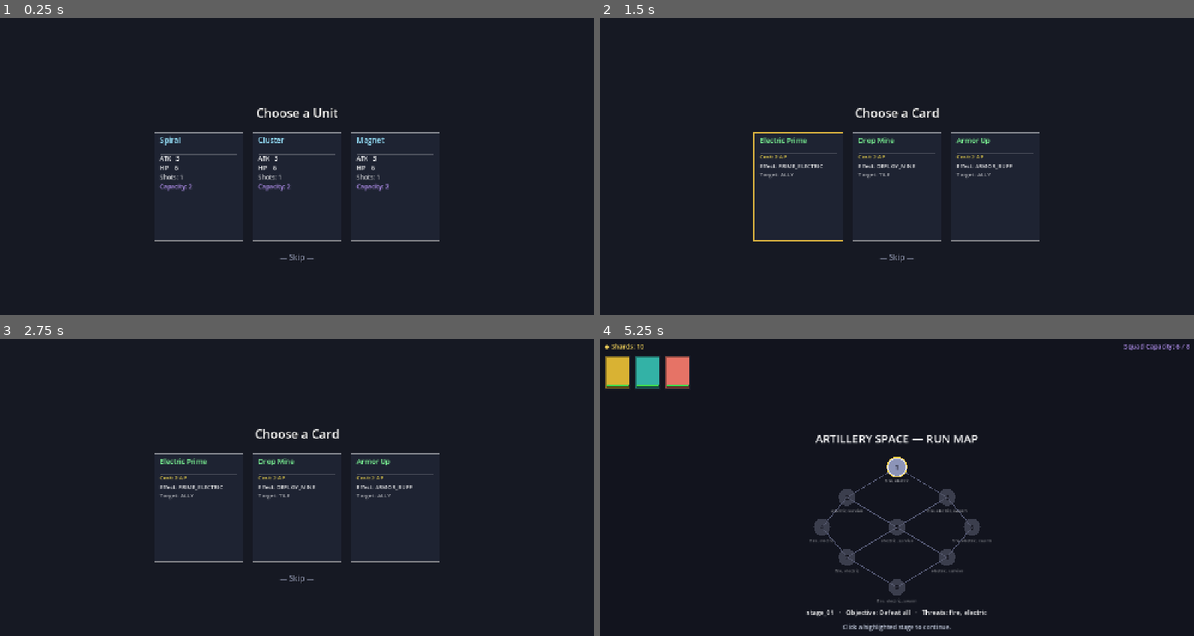
Above: before the commit, frames 1-4 (two rows, left to right).
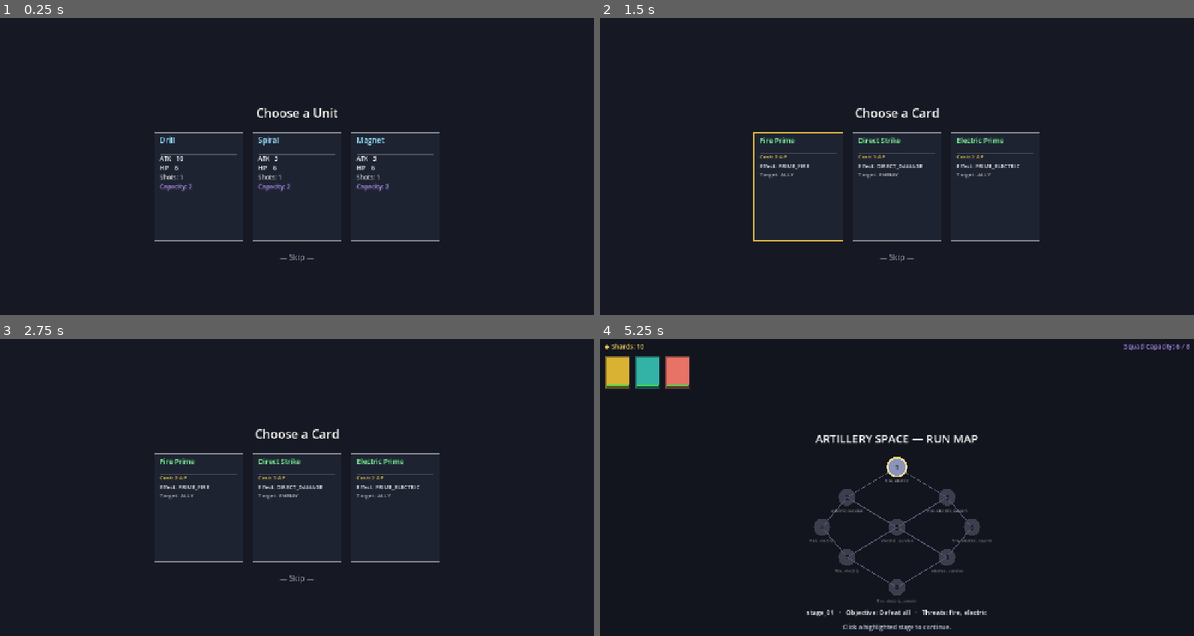
Above: after the commit, the same moments.

Repository: chubas/artillery-roguelike
Game: Godot game, scene res://world/run_controller.tscn
Two runs of this game, one before a commit and one after it. Both use one fixed random seed, a clock stepped at 60 frames per second and the inputs below.
Inputs (mouse positions are in pixels of both pictures, inside the frame that each line leads up to):
- Up to frame 1 (0.25 s): no input
- Up to frame 2 (1.5 s): tap Enter at 0.5 s; move the mouse to (1027, 166) at 0.52 s; hold Right 0.53-1.25 s; tap Tab at 0.6 s; click (1027, 166) at 0.67 s; tap Space at 0.77, 1.25 s; drag from (778, 199) to (867, 252) at 1.27 s
- Up to frame 3 (2.75 s): tap Enter at 2 s; move the mouse to (356, 431) at 2.02 s; hold Right from 2.03 s (still down); tap Keypad Enter at 2.1 s
- Up to frame 4 (5.25 s): release Right at 2.75 s; tap Space at 2.75, 3.77, 4.25 s; drag from (867, 573) to (718, 454) at 2.77 s; tap Enter at 3.5 s; move the mouse to (1075, 555) at 3.52 s; hold Left 3.53-4.25 s; tap Q at 3.6 s; drag from (718, 454) to (807, 419) at 4.27 s; move the mouse to (926, 505) at 5.02 s; hold Down from 5.03 s (still down); tap Tab at 5.1 s; click (926, 505) at 5.17 s

The runs differ from the first frame. In frame 1, 0.1% of the frame differs, in the area x 27-48%, y 39-49%; in frame 2, 0.5%, in the area x 27-71%, y 40-54%; in frame 3, 0.5%; in frame 4, nothing differs.

Commit message:
M33 - RNG

Diff:
--- /dev/null
+++ b/autoloads/combat_rng.gd
@@ -0,0 +1,6 @@
+extends Node
+
+var rng : RandomNumberGenerator = RandomNumberGenerator.new()
+
+func init(stage_seed: int) -> void:
+	rng.seed = stage_seed ^ Time.get_ticks_msec()
--- a/autoloads/features.gd
+++ b/autoloads/features.gd
@@ -28,3 +28,5 @@
 var stacking_enabled        : bool = true   # M29: units/deployables may share the same voxel
 var animations_enabled      : bool = true   # M31: AnimationSequencer batch queue + placeholder FX
 var terrain_profiles_enabled : bool = true  # M32: profile-driven terrain generation + MapData pipeline
+var stage_rng_enabled        : bool = true  # M33: seeded RNG per stage and combat
+var run_seed                 : int  = 42    # M33: 0 = random each run; nonzero = fixed seed (repeatable)
--- a/autoloads/run.gd
+++ b/autoloads/run.gd
@@ -4,7 +4,8 @@
 # a run that reproduces the historical hardcoded content so the live game is unchanged.
 extends Node
 
-var active : RunState = null
+var active  : RunState             = null
+var run_rng : RandomNumberGenerator = RandomNumberGenerator.new()
 
 # Default starting content (M16: run starts small; rewards grow the squad/loadout).
 const _DEFAULT_MAP : Array = [
@@ -62,10 +63,29 @@
 		"res://data/cards/electric_prime.tres",
 	]
 	rs.map = MapState.build_diamond(_DEFAULT_MAP)
-	rs.run_meta = { "seed": randi(), "act": 1, "stage_index": 0, "faction": Faction.ARMY }
+	var _run_seed : int = Features.run_seed if Features.run_seed != 0 else randi()
+	rs.run_meta = { "seed": _run_seed, "act": 1, "stage_index": 0, "faction": Faction.ARMY }
 	rs.resources["shards"] = 10
 	# M22: pre-equip one essence per starting unit for testing. Essences are not unit-specific
 	# by design; this wiring will move to the reward/event system in a later milestone.
 	rs.squad[0].equipped_essences = ["res://data/essences/resources/armor_primer.tres"]
 	rs.squad[1].equipped_essences = ["res://data/essences/resources/double_shot.tres"]
+	run_rng.seed = _run_seed
+	_assign_terrain_variations(rs)
 	active = rs
+
+const _TERRAIN_PROFILES : Array[String] = [
+	"res://data/terrain/profiles/open_field.tres",
+	"res://data/terrain/profiles/ridge_assault.tres",
+	"res://data/terrain/profiles/fortress_siege.tres",
+	"res://data/terrain/profiles/pit_crossing.tres",
+]
+
+func _assign_terrain_variations(rs: RunState) -> void:
+	for i in range(rs.map.nodes.size()):
+		var node : MapNode = rs.map.nodes[i]
+		node.stage_seed = run_rng.randi()
+		if i == 0:
+			node.terrain_profile_path = ""
+		else:
+			node.terrain_profile_path = _TERRAIN_PROFILES[run_rng.randi() % _TERRAIN_PROFILES.size()]
--- /dev/null
+++ b/autoloads/stage_rng.gd
@@ -0,0 +1,13 @@
+extends Node
+
+var rng : RandomNumberGenerator = RandomNumberGenerator.new()
+
+func init(seed_val: int) -> void:
+	rng.seed = seed_val
+
+func shuffle(arr: Array) -> void:
+	for i in range(arr.size() - 1, 0, -1):
+		var j := rng.randi_range(0, i)
+		var tmp = arr[i]
+		arr[i] = arr[j]
+		arr[j] = tmp
--- a/project.godot
+++ b/project.godot
@@ -20,6 +20,8 @@
 EventBus="*res://autoloads/event_bus.gd"
 Features="*res://autoloads/features.gd"
 Run="*res://autoloads/run.gd"
+StageRng="*res://autoloads/stage_rng.gd"
+CombatRng="*res://autoloads/combat_rng.gd"
 AnimationSequencer="*res://animation/animation_sequencer.gd"
 
 [display]
--- a/state/map_node.gd
+++ b/state/map_node.gd
@@ -12,6 +12,9 @@
 var next_nodes : Array[int] = []
 ## UI layout row (0 = top of diamond). Gameplay ignores this — graph edges are authoritative.
 var layer : int = 0
+## M33: run-assigned terrain profile (empty = legacy generator) and per-stage RNG seed.
+var terrain_profile_path : String = ""
+var stage_seed           : int    = 0
 
 func stage() -> StageDescriptor:
 	return load(stage_path)
@@ -26,6 +29,8 @@
 		"stage_path": stage_path,
 		"next_nodes": next_nodes.duplicate(),
 		"layer": layer,
+		"terrain_profile_path": terrain_profile_path,
+		"stage_seed": stage_seed,
 	}
 
 static func from_dict(d: Dictionary) -> MapNode:
@@ -34,6 +39,8 @@
 	n.stage_path = d.get("stage_path", "")
 	n.next_nodes.assign(d.get("next_nodes", []))
 	n.layer = d.get("layer", 0)
+	n.terrain_profile_path = d.get("terrain_profile_path", "")
+	n.stage_seed           = d.get("stage_seed", 0)
 	return n
 
 static func make_combat(stage_path: String) -> MapNode:
--- a/systems/combat_manager.gd
+++ b/systems/combat_manager.gd
@@ -406,7 +406,7 @@
 		return
 	var elapsed := round_n - _stage.wind_start_round
 	var range_frac := minf((elapsed + 1) * _stage.wind_ramp_per_round, _stage.wind_max_strength)
-	wind_strength = randf_range(-range_frac, range_frac)
+	wind_strength = CombatRng.rng.randf_range(-range_frac, range_frac) if Features.stage_rng_enabled else randf_range(-range_frac, range_frac)
 	_projectiles.current_wind_force = wind_strength * Const.MAX_WIND_FORCE
 	EventBus.wind_changed.emit(wind_strength)
 
@@ -885,7 +885,10 @@
 	_discard.clear()
 	for path in _deck_source:
 		_deck.append(load(path))
-	_deck.shuffle()
+	if Features.stage_rng_enabled:
+		StageRng.shuffle(_deck)
+	else:
+		_deck.shuffle()
 
 # Discard the unplayed hand, then draw HAND_SIZE fresh. If the draw pile empties mid-draw,
 # the discard is reshuffled into a new draw pile and drawing continues (user-specified rule).
@@ -902,7 +905,10 @@
 func _reshuffle_discard() -> void:
 	_deck = _discard.duplicate()
 	_discard.clear()
-	_deck.shuffle()
+	if Features.stage_rng_enabled:
+		StageRng.shuffle(_deck)
+	else:
+		_deck.shuffle()
 
 # --- Cards (M5, reworked M11): action-costed effects played from the hand. Distinct from
 # firing — playing a card does not require an active unit and does not end any unit's turn.
--- a/systems/enemy_system.gd
+++ b/systems/enemy_system.gd
@@ -63,7 +63,7 @@
 		return false
 	var speed : float = sol["speed"]
 	if with_error:
-		speed *= 1.0 + randf_range(-Const.ENEMY_ERROR_PCT, Const.ENEMY_ERROR_PCT)
+		speed *= 1.0 + (CombatRng.rng.randf_range(-Const.ENEMY_ERROR_PCT, Const.ENEMY_ERROR_PCT) if Features.stage_rng_enabled else randf_range(-Const.ENEMY_ERROR_PCT, Const.ENEMY_ERROR_PCT))
 	speed = clampf(speed, Const.ENEMY_SPEED_MIN, Const.ENEMY_SPEED_MAX)
 	projectiles.fire(enemy.barrel_origin_world(), sol["direction"], speed,
 			enemy.definition.default_shot, true, enemy)
--- a/world/combat_scene.gd
+++ b/world/combat_scene.gd
@@ -25,6 +25,9 @@
 # The stage this combat runs (M13). Defaults to stage_01 if unset; M14's run controller will set
 # it from the active map node before the scene loads.
 var stage : StageDescriptor = null
+# M33: run-controller sets these from MapNode before entering combat.
+var terrain_profile_path : String = ""
+var active_stage_seed    : int    = -1
 
 # Camera focus target (the selected ally). _focusing is a one-shot pan: it eases the camera
 # to the unit, then releases so WASD can free-pan without the camera snapping back.
@@ -38,6 +41,10 @@
 	# chunks, plus enemies/reinforcements/wind/deployables/objective inside combat.
 	if stage == null:
 		stage = load("res://data/stages/stage_01.tres")
+	if Features.stage_rng_enabled:
+		var _seed := active_stage_seed if active_stage_seed >= 0 else stage.terrain_seed
+		StageRng.init(_seed)
+		CombatRng.init(_seed)
 	_setup_terrain()
 	hud = HUD.new()
 	add_child(hud)
@@ -226,6 +233,7 @@
 	_m30_smoke()
 	_m31_smoke()
 	_m32_smoke()
+	_m33_smoke()
 
 	await get_tree().create_timer(0.3).timeout
 	get_tree().quit()
@@ -1296,12 +1304,17 @@
 	print("  foe took dmg=%s (expect true)" % (foe.hp < hp_before))
 
 func _setup_terrain() -> void:
-	var profile : TerrainProfile = stage.terrain_profile if stage != null else null
+	var seed_val := active_stage_seed if active_stage_seed >= 0 else (stage.terrain_seed if stage != null else Const.NOISE_SEED)
+	var profile : TerrainProfile = null
+	if terrain_profile_path != "":
+		profile = load(terrain_profile_path) as TerrainProfile
+	elif stage != null:
+		profile = stage.terrain_profile
 	if profile != null and Features.terrain_profiles_enabled:
-		var data := TerrainGenerator.generate(profile, stage.terrain_seed)
+		var data := TerrainGenerator.generate(profile, seed_val)
 		terrain.load_map(data)
 	else:
-		terrain.generate(stage.terrain_seed if stage != null else Const.NOISE_SEED)
+		terrain.generate(seed_val)
 	renderer.setup(terrain)
 
 func _m32_smoke() -> void:
@@ -1334,11 +1347,35 @@
 
 	# Restore live terrain (mirror M13 pattern: call generate directly, not _setup_terrain,
 	# to avoid re-running renderer.setup() which would error on already-connected signal)
-	var live_profile : TerrainProfile = stage.terrain_profile if stage != null else null
+	var live_seed := active_stage_seed if active_stage_seed >= 0 else (stage.terrain_seed if stage != null else Const.NOISE_SEED)
+	var live_profile : TerrainProfile = null
+	if terrain_profile_path != "":
+		live_profile = load(terrain_profile_path) as TerrainProfile
+	elif stage != null:
+		live_profile = stage.terrain_profile
 	if live_profile != null and Features.terrain_profiles_enabled:
-		terrain.load_map(TerrainGenerator.generate(live_profile, stage.terrain_seed))
+		terrain.load_map(TerrainGenerator.generate(live_profile, live_seed))
 	else:
-		terrain.generate(stage.terrain_seed if stage != null else Const.NOISE_SEED)
+		terrain.generate(live_seed)
+
+func _m33_smoke() -> void:
+	print("[smoke] -- M33 RNG architecture --")
+	print("  StageRng.rng.seed=%d (expect nonzero)" % StageRng.rng.seed)
+	print("  CombatRng.rng.seed=%d (expect nonzero)" % CombatRng.rng.seed)
+	# Determinism: same run_seed → same node stage_seeds
+	Run.start_default_run()
+	var n1 : MapNode = Run.active.map.nodes[1]
+	var s1 : int    = n1.stage_seed
+	var p1 : String = n1.terrain_profile_path
+	var saved_seed : int = Run.active.run_meta["seed"]
+	Run.run_rng.seed = saved_seed
+	Run._assign_terrain_variations(Run.active)
+	var n1b : MapNode = Run.active.map.nodes[1]
+	var s2 : int = n1b.stage_seed
+	print("  determinism: s1=%d s2=%d match=%s (expect true)" % [s1, s2, str(s1 == s2)])
+	var n0 : MapNode = Run.active.map.nodes[0]
+	print("  node[0] profile='%s' (expect empty)" % n0.terrain_profile_path)
+	print("  node[1] profile='%s' (expect nonempty)" % p1)
 
 func _find_unit(dname: String) -> Unit:
 	for u in combat.all_units:
--- a/world/run_controller.gd
+++ b/world/run_controller.gd
@@ -60,6 +60,8 @@
 	var cs : Node = (load(_COMBAT_SCENE) as PackedScene).instantiate()
 	if node != null:
 		cs.stage = node.stage()
+		cs.terrain_profile_path = node.terrain_profile_path
+		cs.active_stage_seed    = node.stage_seed
 	cs.combat_exited.connect(_on_combat_exited)
 	_swap(cs)
 
@@ -153,7 +155,7 @@
 	var out : Array[String] = []
 	var limit := count if allow_repeat else mini(count, src.size())
 	for _i in range(limit):
-		var idx := randi() % src.size()
+		var idx := Run.run_rng.randi() % src.size()
 		out.append(src[idx])
 		if not allow_repeat:
 			src.remove_at(idx)
Not shown, added: autoloads/combat_rng.gd.uid
Not shown, added: autoloads/stage_rng.gd.uid
Not shown, changed: PROGRESS.md
Not shown, added: docs/planning/milestone-33-plan.md
